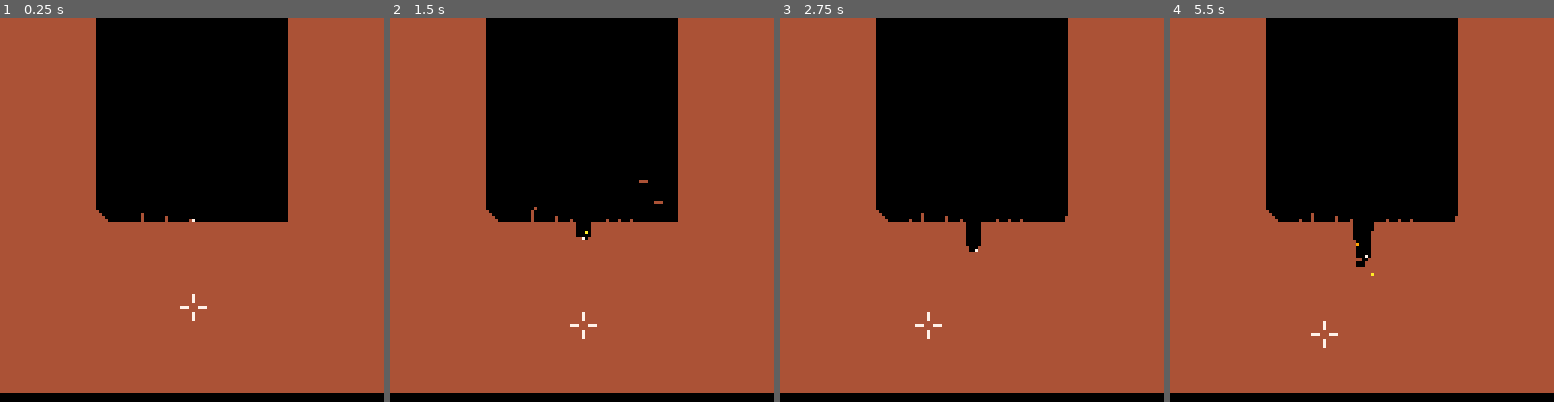
Above: before the commit, frames 1-4 (left to right).
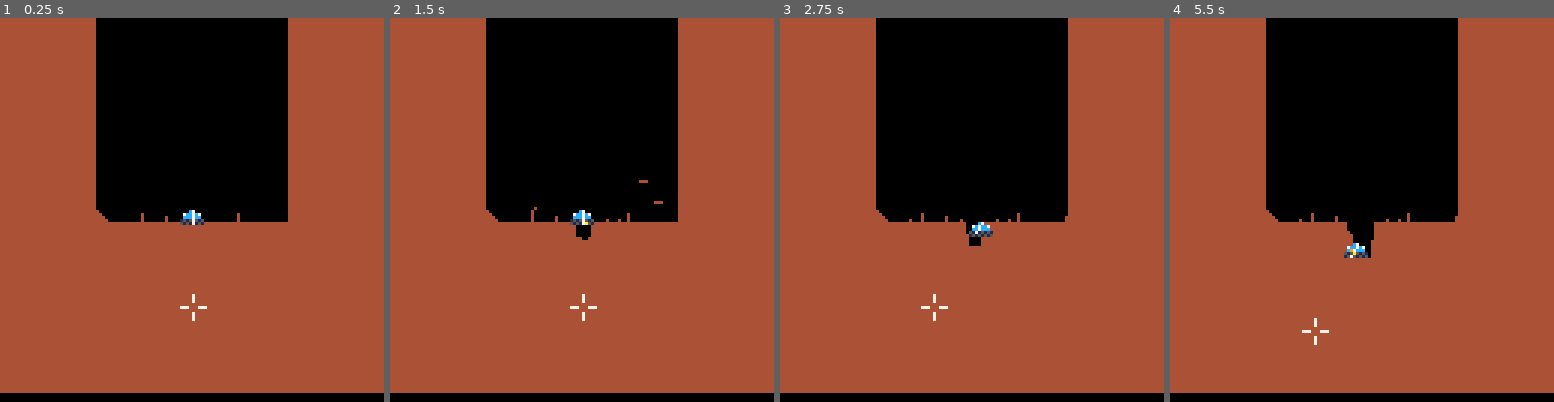
Above: after the commit, the same moments.

Repository: MarrMann/tanks.p8
Game: PICO-8 cartridge tanks.p8
Same seed, same stepped clock (60 frames per second), same inputs: the game is played once before the commit and once after it.
Inputs:
- Up to frame 1 (0.25 s): no input
- Up to frame 2 (1.5 s): tap X (X key) at 0.33, 1.07 s
- Up to frame 3 (2.75 s): hold Right 1.6-2.1 s; tap X (X key) at 1.85 s; hold Up 2.15-2.42 s; hold Right from 2.47 s (still down)
- Up to frame 4 (5.5 s): tap X (X key) at 2.97, 4.08, 5.2 s; release Right at 3.03 s; hold Left 3.08-3.58 s; hold Down 3.63-3.97 s; hold Right 4.02-4.68 s; hold Up 4.73-5.03 s; hold Left from 5.08 s (still down)

The runs differ from the first frame. In frame 1, 0.2% of the frame differs, in the area x 46-63%, y 50-54%; in frame 2, 0.3%; in frame 3, 0.4%; in frame 4, 0.5%, in the area x 34-64%, y 50-86%.

Commit message:
Hill traversal works

Diff:
--- a/tanks.p8
+++ b/tanks.p8
@@ -47,7 +47,8 @@
 	move = false,
 	spr = 0,
 	t_angle = 0,
-	pow = 0.5
+	pow = 0.5,
+	is_grounded = false
 }
 
 x_hold_frames = 0
@@ -59,29 +60,26 @@
 	local fl_x = flr(p.x)
 	local fl_y = flr(p.y)
 	p.move = false
-	if btnp(⬅️) then
+
+	// movement
+	if btn(⬅️) then
 		local target_x = p.x-1
 		local target_y = get_ground(flr(target_x),fl_y)
-		local angle = atan2(-1,fl_y-target_y)
-
-		//angle = get_slope(fl_x,fl_y,-1)
-		if (angle > 0.3) then
+		local angle = atan2(-1,(fl_y-target_y))
+
+		//printh('angle: '..angle,'dbg.txt')
+		if (angle > 0.25 and angle < 0.7) then
 			p.x += cos(angle) * 0.5
-			p.y += sin(angle) * 0.5
-			if (p.x < target_x) then
-				p.y = target_y
-			end
-		end
-		printh('angle: '..angle, 'dbg.txt')
-	end
-	if btnp(➡️) then
-		angle = get_slope(fl_x,fl_y,1)
-		if (angle < 0.2 or angle > 0.75) then
+			p.y -= sin(angle) * 0.5
+		end
+	end
+	if btn(➡️) then
+		local target_x = p.x+1
+		local target_y = get_ground(flr(target_x),fl_y)
+		local angle = atan2(1,(fl_y-target_y))
+		if (angle < 0.25 or angle > 0.8) then
 		 p.x += cos(angle) * 0.5
-		 p.y += sin(angle) * 0.5
-		 if (ceil(prev_x) != ceil(p.x)) then
-				p.y = get_ground(ceil(p.x),ceil(p.y))
-			end
+		 p.y -= sin(angle) * 0.5
 	 end
 	end
 	if btn(❎) then //holding ❎
@@ -115,21 +113,6 @@
 	end
 end
 
-function get_slope(x, y, dir)
-	local y1 = get_ground(x,y)
-	local y2 = get_ground(x+dir,y)
-	local diff = y2-y1
-
-	printh('x: '..x, 'dbg.txt')
-	printh('y: '..y, 'dbg.txt')
-	printh('y1: '..y1, 'dbg.txt')
-	printh('y2: '..y2, 'dbg.txt')
-	printh('dir: '..dir, 'dbg.txt')
-	printh('diff: '..diff, 'dbg.txt')
-
-	return atan2(dir, diff)
-end
-
 function get_ground(x, y)
 	local c = 0
 	while(mapget(x,y) == 0 and c < 128) do
@@ -141,34 +124,40 @@
 		y -= 1
 	end
 
-	return y+1
+	return y
+end
+
+function draw_dbg()
+
 end
 
 function update_player()
-	// hill traversal
-	//while mapget(p.x, p.y) != 0 do
-	//	p.y -= 1
-	//end
-
 	// gravity
-	if mapget(p.x, p.y+1) == 0 then
-		p.y += 1
+	if not p.is_grounded then
+		if mapget(p.x, p.y+1) == 0 then
+			p.y += 1
+		else
+			p.is_grounded = true
+		end
 	end
 end
 
 function draw_player()
+	draw_dbg()
+
+	// player sprite
 	local tur_x = sin(p.t_angle)*4
 	local tur_y = cos(p.t_angle)*4
 	if p.move then p.spr = (t%4)/2 end
-	pset(p.x,p.y,7)
+	//pset(p.x,p.y,7)
 	p.x -= 4
 	p.y -= 6
-	//spr(p.spr, p.x, p.y)
+	spr(p.spr, p.x, p.y)
 	p.x += 4
 	p.y += 6
 	local t_end_x=p.x+tur_x
 	local t_end_y=p.y-3+tur_y
-	//line(p.x, p.y-3, t_end_x, t_end_y, 7)
+	line(p.x, p.y-3, t_end_x, t_end_y, 7)
 
  // crosshair
  local cross_x = p.x+tur_x*8
@@ -664,7 +653,7 @@
 020202023f3f3f3f3f3f3f3f0202020200000000000000000000000000000000000000000000000000000000000000000000000000000000000000000000000000000000000000000000000000000000000000000000000000000000000000000000000000000000000000000000000000000000000000000000000000000000
 020202023f3f3f3f3f3f3f3f0202020200000000000000000000000000000000000000000000000000000000000000000000000000000000000000000000000000000000000000000000000000000000000000000000000000000000000000000000000000000000000000000000000000000000000000000000000000000000
 020202023f3f3f3f3f3f3f3f0202020200000000000000000000000000000000000000000000000000000000000000000000000000000000000000000000000000000000000000000000000000000000000000000000000000000000000000000000000000000000000000000000000000000000000000000000000000000000
-0202020207060504030303030202020200000000000000000000000000000000000000000000000000000000000000000000000000000000000000000000000000000000000000000000000000000000000000000000000000000000000000000000000000000000000000000000000000000000000000000000000000000000
+0202020207060504030603030202020200000000000000000000000000000000000000000000000000000000000000000000000000000000000000000000000000000000000000000000000000000000000000000000000000000000000000000000000000000000000000000000000000000000000000000000000000000000
 0202020202020202020202020202020200000000000000000000000000000000000000000000000000000000000000000000000000000000000000000000000000000000000000000000000000000000000000000000000000000000000000000000000000000000000000000000000000000000000000000000000000000000
 0202020202020202020202020202020200000000000000000000000000000000000000000000000000000000000000000000000000000000000000000000000000000000000000000000000000000000000000000000000000000000000000000000000000000000000000000000000000000000000000000000000000000000
 0202020202020202020202020202020200000000000000000000000000000000000000000000000000000000000000000000000000000000000000000000000000000000000000000000000000000000000000000000000000000000000000000000000000000000000000000000000000000000000000000000000000000000
Not shown, removed: dbg.txt
